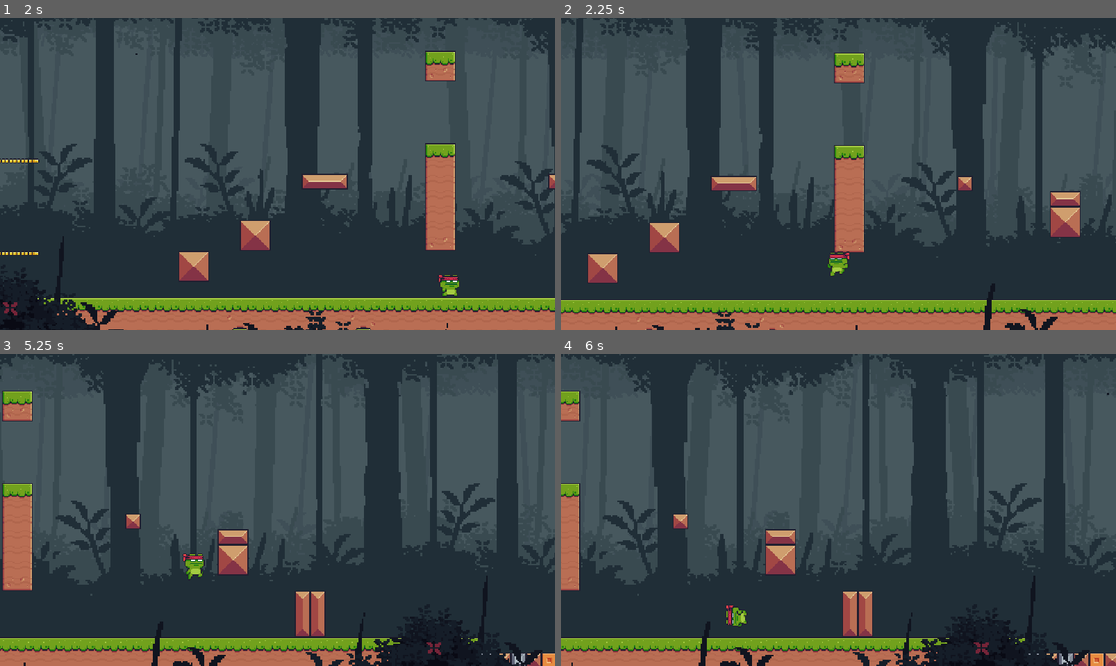
Above: before the commit, frames 1-4 (two rows, left to right).
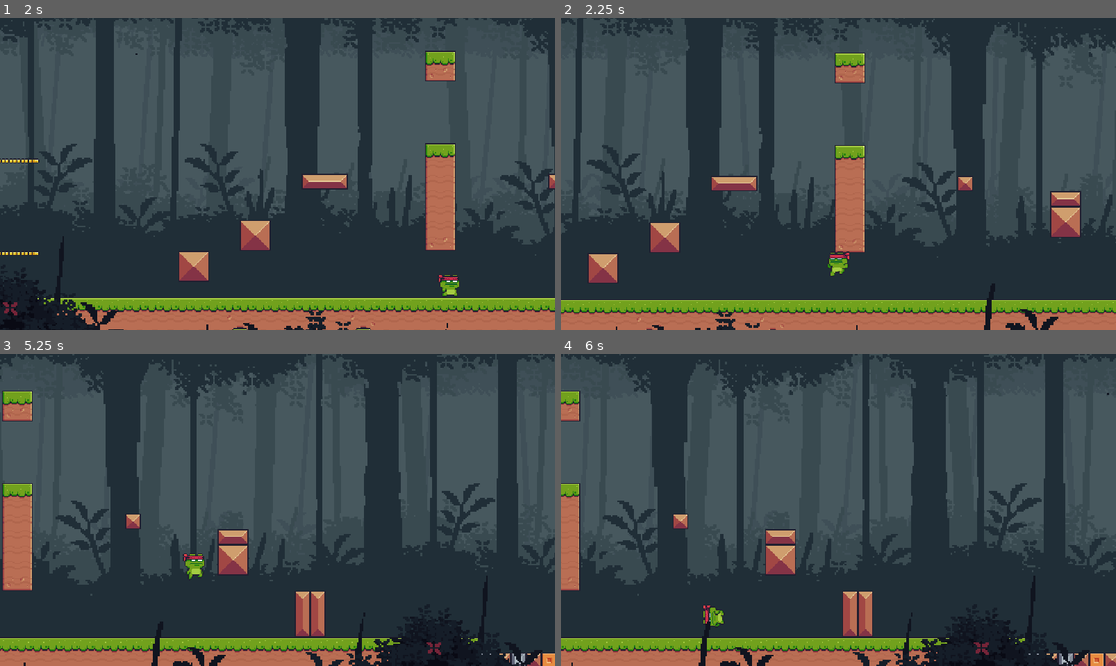
Above: after the commit, the same moments.

Repository: 3ps1ll0n/SimplePlatformer
Game: Godot game, scene res://Scenes/Game.tscn
The game is run twice, just before and just after one commit, with the same random seed, the same clock (stepped at 60 frames per second) and the same inputs.
Inputs (mouse positions are in pixels of both pictures, inside the frame that each line leads up to):
- Up to frame 1 (2 s): move the mouse to (399, 158) at 0.52 s; hold Space (Jump) 0.53-1.28 s; hold Right (Right) from 0.53 s (still down); move the mouse to (166, 189) at 1.27 s; tap Shift (Dash) at 1.35 s; tap Space (Jump) at 1.52, 1.55, 1.82 s
- Up to frame 2 (2.25 s): move the mouse to (894, 105) at 2.02 s; release Right (Right) at 2.03 s; hold Left (Left) from 2.03 s (still down); hold Space (Jump) from 2.03 s (still down); right-click (894, 105) at 2.1 s
- Up to frame 3 (5.25 s): move the mouse to (249, 572) at 2.77 s; release Left (Left) at 2.78 s; release Space (Jump) at 2.78 s; hold Right (Right) 2.78-4.28 s; tap Space (Jump) at 2.85, 3.02, 3.32, 4.52, 4.55, 4.82 s; move the mouse to (444, 556) at 3.52 s; hold Space (Jump) 3.53-4.28 s; tap Shift (Dash) at 3.6 s; move the mouse to (111, 463) at 4.27 s; hold Left (Left) 4.28-5.03 s; right-click (111, 463) at 4.35 s; move the mouse to (305, 510) at 5.02 s; hold Right (Right) from 5.03 s (still down); hold Space (Jump) from 5.03 s (still down)
- Up to frame 4 (6 s): move the mouse to (755, 432) at 5.77 s; release Right (Right) at 5.78 s; release Space (Jump) at 5.78 s; hold Left (Left) from 5.78 s (still down); tap Shift (Dash) at 5.85 s

Frame 1 is identical in both runs. In frame 2, 1.6% of the frame differs, in the area x 0-100%, y 0-100%; in frame 3, less than 0.1%; in frame 4, 0.3%.

Commit message:
mouvement fix
bug inconsistant régler
en train de changer le momentum.y

Diff:
--- a/Scenes/Player.tscn
+++ b/Scenes/Player.tscn
@@ -11,6 +11,7 @@
 [sub_resource type="Curve" id="Curve_52ee3"]
 _data = [Vector2(0, 0.3), 0.0, 0.0, 0, 0, Vector2(0.2, 1), 0.0, 0.0, 0, 0, Vector2(1, 0.8), 0.0, 0.0, 0, 0]
 point_count = 3
+metadata/_snap_enabled = true
 
 [sub_resource type="AtlasTexture" id="AtlasTexture_xixlo"]
 atlas = ExtResource("2_52ee3")
--- a/Scripts/grappling_hook.gd
+++ b/Scripts/grappling_hook.gd
@@ -1,7 +1,7 @@
 extends Node2D
 
-@export var speed := 800.0
-@export var pull_speed := 1000
+@export var launch_speed := 800.0
+@export var pull_speed := 500
 
 var direction := Vector2.ZERO
 var is_traveling := false
@@ -37,7 +37,7 @@
 
 func _process(delta: float) -> void:
 	if is_traveling:
-		current_distance += speed * delta
+		current_distance += launch_speed * delta
 		# Enable RayCast2D to check hit
 		ray.target_position = current_position - start_position
 		ray.position = start_position
--- a/Scripts/player.gd
+++ b/Scripts/player.gd
@@ -5,7 +5,7 @@
 
 @export var speed = 200.0
 @export_range(0,1) var acceleration = 0.1
-@export_range(0,1) var deceleration = 0.1
+@export_range(0,1) var momentum = 0.1
 
 @export var jump_velocity = -400.0
 @export_range(0,1) var decelerate_on_jump_release = 0.5
@@ -34,7 +34,7 @@
 
 	# Handle jump.
 	if Input.is_action_just_pressed("Jump") and able_to_jump:
-		velocity.y = jump_velocity
+		velocity.y = move_toward(velocity.y, jump_velocity, speed * 100 )
 		is_dashing = false
 		is_jumping = true
 	if not Input.is_action_pressed("Jump") and velocity.y < 0 and not is_dashing:
@@ -53,18 +53,14 @@
 
 	# Normal movement (only if not dashing)
 
-	if is_on_floor():
-		if not is_dashing:
-			velocity.x = move_toward(velocity.x, input_direction.x * speed, speed * acceleration)
-			if input_direction.x == 0:
-				velocity.x = move_toward(velocity.x, 0, speed * deceleration)
+	if is_on_floor() and not is_dashing:
+		velocity.x = move_toward(velocity.x, input_direction.x * speed, speed * acceleration)
 	else:
-		if not is_dashing:
-			if input_direction.x != velocity.x/abs(velocity.x) and input_direction.x == 0:
-				velocity.x = move_toward(velocity.x, input_direction.x * speed, speed * 0.7)
+		if input_direction.x != velocity.x/abs(velocity.x):
+			velocity.x = move_toward(velocity.x, input_direction.x * speed, speed * momentum)
 
-			if abs(velocity.x) < abs(input_direction.x) * speed:
-				velocity.x = move_toward(velocity.x, input_direction.x * speed, speed)
+		if abs(velocity.x) < abs(input_direction.x) * speed:
+			velocity.x = move_toward(velocity.x, input_direction.x * speed, speed)
 
 	# Dash activation
 	if Input.is_action_just_pressed("Dash") and not is_dashing and able_to_dash:
